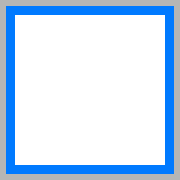
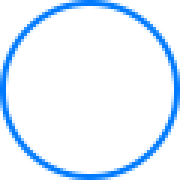
Comparing the layer stacks of the two 180 × 180 images. Changes:
removed layer "Rechteck 1" over [6, 6, 174, 174]
renamed "Rechteck 2" to "Ellipse 1", painted on it over [0, 0, 180, 180]
